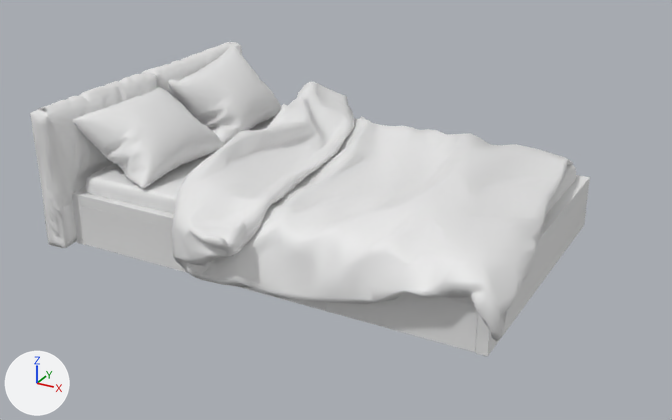
The FBX model Assets/05_Models/Furnitures/Bed.fbx: old version first, new version second.
One viewpoint serves both versions: a camera (50 mm lens) standing at (1.88, 6.59, 1.94) and looking at (0.02, 9.98, 0.25). The axes (+X, +Y, +Z) are drawn at lower left. The lights are the same throughout. Materials are left out; every surface is plain grey. Where no turn or scale is listed for an object, it has been applied to the vertices.

The first picture shows 'BedBase', 'BedCover', 'BedHead', 'BedMattress', 'PillowL', 'PillowR'.
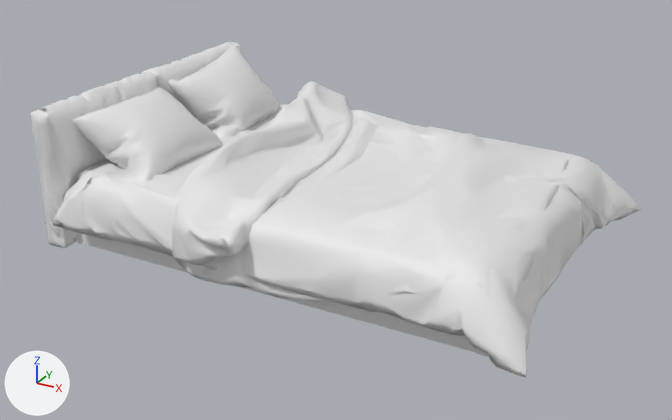
What differs and where, as boxes (x1, y1, x2, y2) in the pictures (672 x 420 px):
'BedCover_Organized', added
    after: (53, 104, 641, 378)
'BedBase', unchanged, covered by the edit
    before: (72, 175, 590, 356)
    after: (76, 232, 488, 356)
'BedMattress', unchanged, covered by the edit
    before: (85, 117, 576, 214)

The change, as a diff of the scene's bpy script:
```diff
--- a/Assets/05_Models/Furnitures/Bed.fbx.py
+++ b/Assets/05_Models/Furnitures/Bed.fbx.py
@@ me_mesh_002 @@
+me_mesh_002.from_pydata(...)  # 1434 vertices, 2753 faces; spans x -1.03..1.19, y -0.85..0.8, z 0.28..0.64
@@ ob_bedcover_organized @@
+ob_bedcover_organized = bpy.data.objects.new('BedCover_Organized', me_mesh_002)
+ob_bedcover_organized.location = (0.0, 10.105, -0.159)
```
